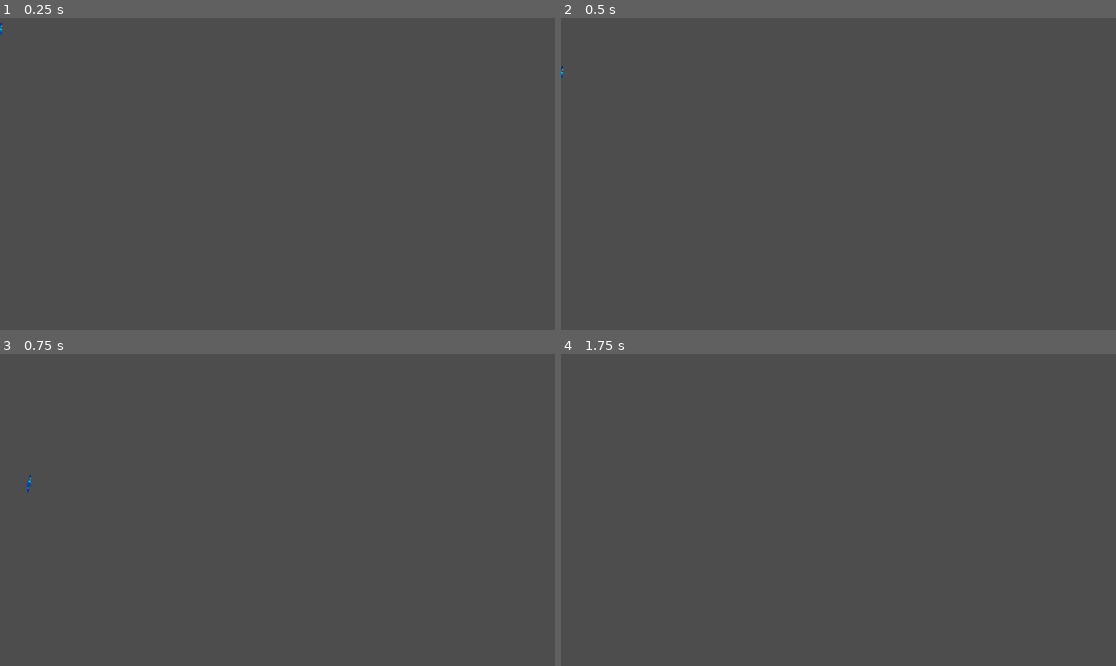
Above: before the commit, frames 1-4 (two rows, left to right).
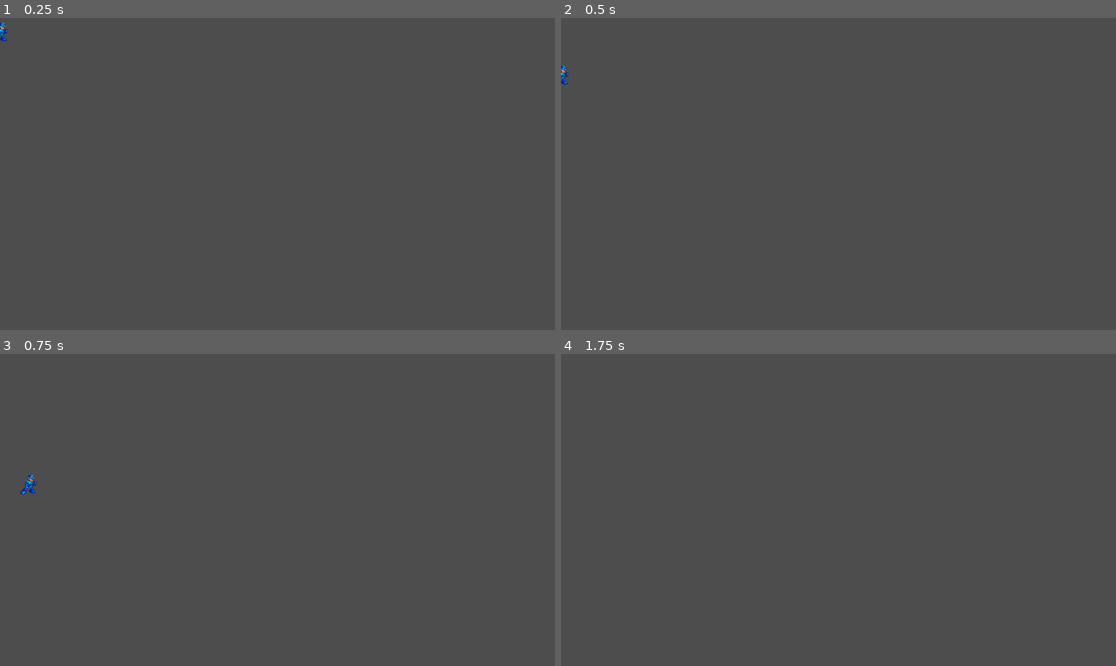
Above: after the commit, the same moments.

Repository: jv40/Megaman-8
Game: Godot game, scene res://scenes/player.tscn
The game is run twice, just before and just after one commit, with the same random seed, the same clock (stepped at 60 frames per second) and the same inputs. This scene is started directly instead of the project's main scene.
Inputs:
- Up to frame 1 (0.25 s): no input
- Up to frame 2 (0.5 s): no input
- Up to frame 3 (0.75 s): tap Enter (ui_accept) at 0.5 s; hold Right (ui_right) from 0.53 s (still down)
- Up to frame 4 (1.75 s): keep holding Right (ui_right); tap Enter (ui_accept) at 0.77, 1.52 s

The runs differ from the first frame. In frame 1, less than 0.1% of the frame differs, in the area x 0-2%, y 1-8%; in frame 2, less than 0.1%; in frame 3, less than 0.1%, in the area x 3-7%, y 38-45%; in frame 4, nothing differs.

Commit message:
Revised and Completed Run and Start Run player animations

Diff:
--- a/scenes/player.tscn
+++ b/scenes/player.tscn
@@ -1,7 +1,73 @@
-[gd_scene load_steps=9 format=3 uid="uid://wn5he8pu1kcf"]
+[gd_scene load_steps=27 format=3 uid="uid://wn5he8pu1kcf"]
 
 [ext_resource type="Script" uid="uid://dak0nhjqfgrtu" path="res://scripts/player.gd" id="1_g2els"]
+[ext_resource type="Texture2D" uid="uid://dtvm6ucveh71j" path="res://assets/sprites/Megaman 8 Run Spritesheet.png" id="2_dqkch"]
 [ext_resource type="Texture2D" uid="uid://dskech74jq3ss" path="res://assets/sprites/Megaman 8 Spritesheet.png" id="2_qhqgy"]
+[ext_resource type="Texture2D" uid="uid://c1emqn6d7uou1" path="res://assets/sprites/Megaman 8 Start Run Spritesheet.png" id="3_qlg0r"]
+
+[sub_resource type="AtlasTexture" id="AtlasTexture_tuyoq"]
+atlas = ExtResource("2_dqkch")
+region = Rect2(0, 0, 41, 43)
+
+[sub_resource type="AtlasTexture" id="AtlasTexture_fjrip"]
+atlas = ExtResource("2_dqkch")
+region = Rect2(41, 0, 41, 43)
+
+[sub_resource type="AtlasTexture" id="AtlasTexture_smehm"]
+atlas = ExtResource("2_dqkch")
+region = Rect2(82, 0, 41, 43)
+
+[sub_resource type="AtlasTexture" id="AtlasTexture_ur7pv"]
+atlas = ExtResource("2_dqkch")
+region = Rect2(123, 0, 41, 43)
+
+[sub_resource type="AtlasTexture" id="AtlasTexture_y4r1p"]
+atlas = ExtResource("2_dqkch")
+region = Rect2(164, 0, 41, 43)
+
+[sub_resource type="AtlasTexture" id="AtlasTexture_d2wvv"]
+atlas = ExtResource("2_dqkch")
+region = Rect2(205, 0, 41, 43)
+
+[sub_resource type="AtlasTexture" id="AtlasTexture_3v2ag"]
+atlas = ExtResource("2_dqkch")
+region = Rect2(246, 0, 41, 43)
+
+[sub_resource type="AtlasTexture" id="AtlasTexture_jej6c"]
+atlas = ExtResource("2_dqkch")
+region = Rect2(287, 0, 41, 43)
+
+[sub_resource type="AtlasTexture" id="AtlasTexture_f1ej7"]
+atlas = ExtResource("2_dqkch")
+region = Rect2(328, 0, 41, 43)
+
+[sub_resource type="AtlasTexture" id="AtlasTexture_oprun"]
+atlas = ExtResource("2_dqkch")
+region = Rect2(369, 0, 41, 43)
+
+[sub_resource type="AtlasTexture" id="AtlasTexture_a8ls1"]
+atlas = ExtResource("2_dqkch")
+region = Rect2(410, 0, 41, 43)
+
+[sub_resource type="AtlasTexture" id="AtlasTexture_qfm1y"]
+atlas = ExtResource("2_dqkch")
+region = Rect2(451, 0, 41, 43)
+
+[sub_resource type="AtlasTexture" id="AtlasTexture_fulsm"]
+atlas = ExtResource("2_dqkch")
+region = Rect2(492, 0, 41, 43)
+
+[sub_resource type="AtlasTexture" id="AtlasTexture_4r5pv"]
+atlas = ExtResource("2_dqkch")
+region = Rect2(533, 0, 41, 43)
+
+[sub_resource type="AtlasTexture" id="AtlasTexture_60mlk"]
+atlas = ExtResource("3_qlg0r")
+region = Rect2(0, 0, 35, 43)
+
+[sub_resource type="AtlasTexture" id="AtlasTexture_i4ail"]
+atlas = ExtResource("3_qlg0r")
+region = Rect2(35, 0, 35, 43)
 
 [sub_resource type="SpriteFrames" id="SpriteFrames_dqkch"]
 animations = [{
@@ -9,7 +75,104 @@
 "loop": true,
 "name": &"idle",
 "speed": 5.0
+}, {
+"frames": [{
+"duration": 1.0,
+"texture": SubResource("AtlasTexture_tuyoq")
+}, {
+"duration": 1.0,
+"texture": SubResource("AtlasTexture_fjrip")
+}, {
+"duration": 1.0,
+"texture": SubResource("AtlasTexture_smehm")
+}, {
+"duration": 1.0,
+"texture": SubResource("AtlasTexture_ur7pv")
+}, {
+"duration": 1.0,
+"texture": SubResource("AtlasTexture_y4r1p")
+}, {
+"duration": 1.0,
+"texture": SubResource("AtlasTexture_d2wvv")
+}, {
+"duration": 1.0,
+"texture": SubResource("AtlasTexture_3v2ag")
+}, {
+"duration": 1.0,
+"texture": SubResource("AtlasTexture_jej6c")
+}, {
+"duration": 1.0,
+"texture": SubResource("AtlasTexture_f1ej7")
+}, {
+"duration": 1.0,
+"texture": SubResource("AtlasTexture_oprun")
+}, {
+"duration": 1.0,
+"texture": SubResource("AtlasTexture_a8ls1")
+}, {
+"duration": 1.0,
+"texture": SubResource("AtlasTexture_qfm1y")
+}, {
+"duration": 1.0,
+"texture": SubResource("AtlasTexture_fulsm")
+}, {
+"duration": 1.0,
+"texture": SubResource("AtlasTexture_4r5pv")
+}],
+"loop": true,
+"name": &"run",
+"speed": 20.0
+}, {
+"frames": [{
+"duration": 1.0,
+"texture": SubResource("AtlasTexture_60mlk")
+}, {
+"duration": 1.0,
+"texture": SubResource("AtlasTexture_i4ail")
+}],
+"loop": false,
+"name": &"start_run",
+"speed": 20.0
 }]
+
+[sub_resource type="Animation" id="Animation_tuyoq"]
+length = 0.001
+tracks/0/type = "value"
+tracks/0/imported = false
+tracks/0/enabled = true
+tracks/0/path = NodePath("Sprite2D:frame")
+tracks/0/interp = 1
+tracks/0/loop_wrap = true
+tracks/0/keys = {
+"times": PackedFloat32Array(0),
+"transitions": PackedFloat32Array(1),
+"update": 1,
+"values": [1]
+}
+tracks/1/type = "value"
+tracks/1/imported = false
+tracks/1/enabled = true
+tracks/1/path = NodePath("Sprite2D:region_rect")
+tracks/1/interp = 1
+tracks/1/loop_wrap = true
+tracks/1/keys = {
+"times": PackedFloat32Array(0),
+"transitions": PackedFloat32Array(1),
+"update": 0,
+"values": [Rect2(102, 117, 137, 41)]
+}
+tracks/2/type = "value"
+tracks/2/imported = false
+tracks/2/enabled = true
+tracks/2/path = NodePath("Sprite2D:hframes")
+tracks/2/interp = 1
+tracks/2/loop_wrap = true
+tracks/2/keys = {
+"times": PackedFloat32Array(0),
+"transitions": PackedFloat32Array(1),
+"update": 1,
+"values": [16]
+}
 
 [sub_resource type="Animation" id="Animation_qlg0r"]
 resource_name = "idle"
@@ -52,45 +215,6 @@
 "values": [4]
 }
 
-[sub_resource type="Animation" id="Animation_tuyoq"]
-length = 0.001
-tracks/0/type = "value"
-tracks/0/imported = false
-tracks/0/enabled = true
-tracks/0/path = NodePath("Sprite2D:frame")
-tracks/0/interp = 1
-tracks/0/loop_wrap = true
-tracks/0/keys = {
-"times": PackedFloat32Array(0),
-"transitions": PackedFloat32Array(1),
-"update": 1,
-"values": [1]
-}
-tracks/1/type = "value"
-tracks/1/imported = false
-tracks/1/enabled = true
-tracks/1/path = NodePath("Sprite2D:region_rect")
-tracks/1/interp = 1
-tracks/1/loop_wrap = true
-tracks/1/keys = {
-"times": PackedFloat32Array(0),
-"transitions": PackedFloat32Array(1),
-"update": 0,
-"values": [Rect2(102, 117, 137, 41)]
-}
-tracks/2/type = "value"
-tracks/2/imported = false
-tracks/2/enabled = true
-tracks/2/path = NodePath("Sprite2D:hframes")
-tracks/2/interp = 1
-tracks/2/loop_wrap = true
-tracks/2/keys = {
-"times": PackedFloat32Array(0),
-"transitions": PackedFloat32Array(1),
-"update": 1,
-"values": [16]
-}
-
 [sub_resource type="Animation" id="Animation_fjrip"]
 resource_name = "run"
 length = 0.800005
@@ -146,9 +270,9 @@
 script = ExtResource("1_g2els")
 
 [node name="AnimatedSprite2D" type="AnimatedSprite2D" parent="."]
-visible = false
+texture_filter = 1
 sprite_frames = SubResource("SpriteFrames_dqkch")
-animation = &"idle"
+animation = &"start_run"
 
 [node name="AnimationPlayer" type="AnimationPlayer" parent="."]
 libraries = {
@@ -156,6 +280,7 @@
 }
 
 [node name="Sprite2D" type="Sprite2D" parent="."]
+visible = false
 texture_filter = 1
 texture = ExtResource("2_qhqgy")
 hframes = 16
Binary file added: assets/sprites/Megaman 8 Run Spritesheet.png
Not shown, added: assets/sprites/Megaman 8 Run Spritesheet.png.import
Binary file added: assets/sprites/Megaman 8 Start Run Spritesheet.png
Not shown, added: assets/sprites/Megaman 8 Start Run Spritesheet.png.import
